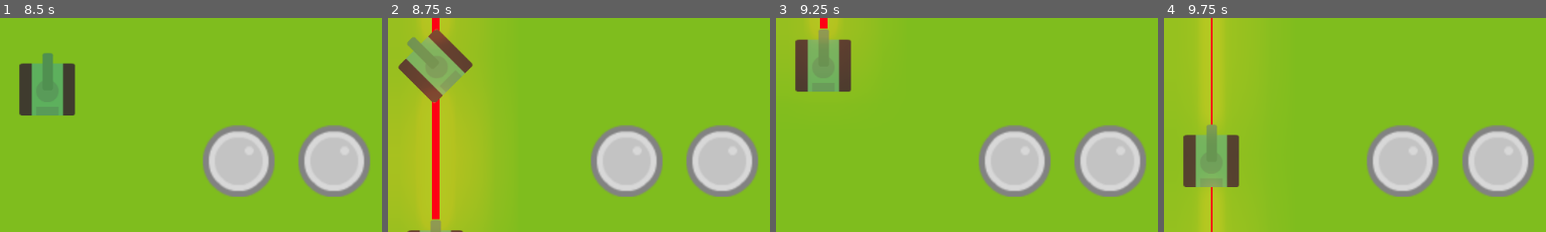
Above: before the commit, frames 1-4 (left to right).
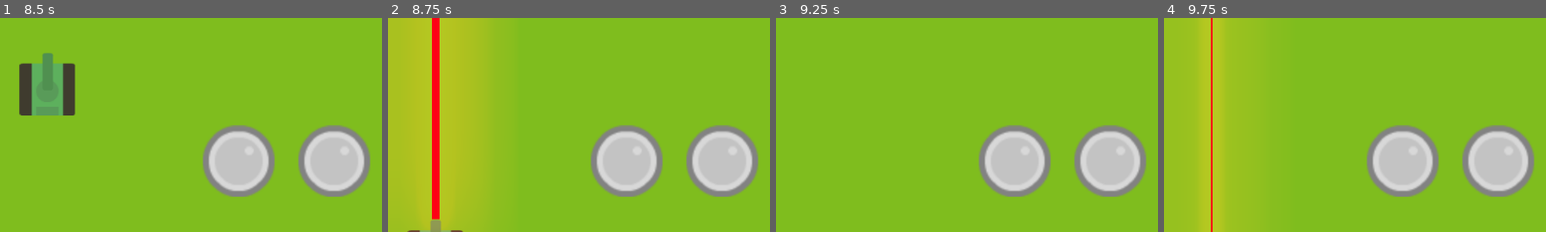
Above: after the commit, the same moments.

Repository: lendroit/tanktank
Game: Godot game, scene res://World.tscn
The game is run twice, just before and just after one commit, with the same random seed, the same clock (stepped at 60 frames per second) and the same inputs.
Inputs:
- Up to frame 1 (8.5 s): tap Enter (end_turn_p1) at 0.5, 2.75, 4.25, 7.35 s; hold Enter (end_turn_p1) 0.53-1.28 s; hold Right (rotate_right_p1) 0.53-2.03 s; tap Space (shoot_p1) at 1.25, 3.5, 5, 5.85 s; tap E (end_turn_p2) at 1.35 s; hold S (move_backward_p2) 2.03-2.78 s; hold Left (rotate_left_p1) 2.03-3.53 s; tap Up (move_frontward_p1) at 2.85 s; hold Down (move_backward_p1) 3.53-4.28 s; hold Z (move_frontward_p2) 3.53-4.28 s; hold Right (rotate_right_p1) 4.28-8.03 s; tap Q (rotate_left_p2) at 4.35 s; hold D (rotate_right_p2) 5.03-5.78 s; hold A (shoot_p2) 6.53-7.28 s; hold Down (move_backward_p1) from 8.03 s (still down); hold E (end_turn_p2) from 8.03 s (still down)
- Up to frame 2 (8.75 s): keep holding Down (move_backward_p1); keep holding E (end_turn_p2)
- Up to frame 3 (9.25 s): release Down (move_backward_p1) at 8.78 s; release E (end_turn_p2) at 8.78 s; hold Left (rotate_left_p1) from 8.78 s (still down); tap S (move_backward_p2) at 8.85 s
- Up to frame 4 (9.75 s): release Left (rotate_left_p1) at 9.53 s; hold Right (rotate_right_p1) from 9.53 s (still down); hold Up (move_frontward_p1) from 9.53 s (still down)
The pictures show only the part of the screen within x 0-50%, y 0-50%; the shares and areas given below are measured in that part.

Frame 1 is identical in both runs. In frame 2, 3.8% of the frame differs, in the area x 2-23%, y 4-40%; in frame 3, 5.2%, in the area x 4-21%, y 0-35%; in frame 4, 3.8%.

Commit message:
bugfix: fix impact on border of grid

Diff:
--- a/Grid.gd
+++ b/Grid.gd
@@ -82,7 +82,7 @@
 func shoot(tank, direction: Vector2):
 	var pos = world_to_map(tank.position)
 	var step = 1
-	while 0 < pos.x + step*direction.x && pos.x + step*direction.x < WIDTH && 0 < pos.y + step*direction.y && pos.y + step*direction.y < HEIGHT:
+	while 0 <= pos.x + step*direction.x && pos.x + step*direction.x < WIDTH && 0 <= pos.y + step*direction.y && pos.y + step*direction.y < HEIGHT:
 		var target_position = pos + step*direction
 		if object_positions[target_position.y][target_position.x] != null:
 			impact_object(target_position)
